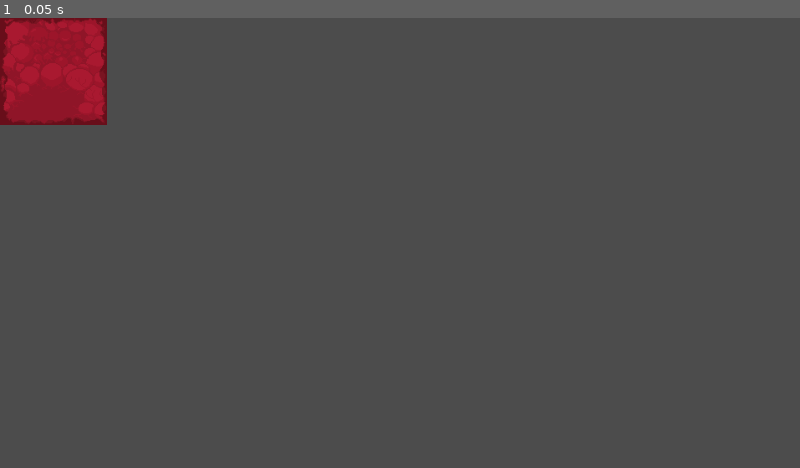
Above: before the commit, frame 1.
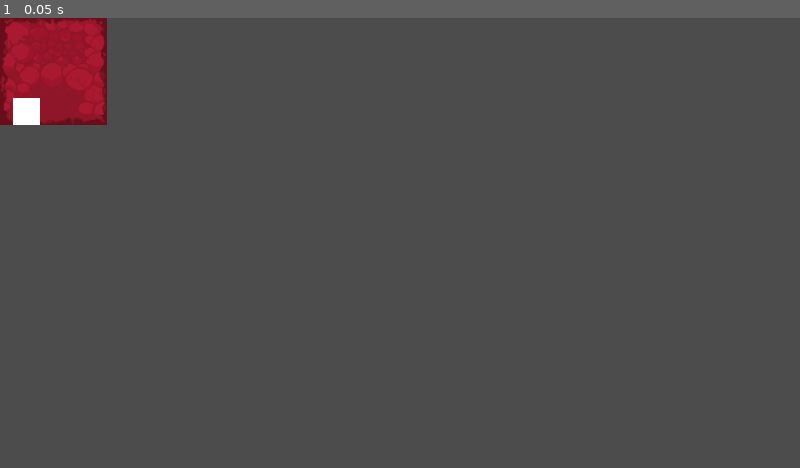
Above: after the commit, the same moment.

Repository: schnuet/ld-game-2020-4
Game: Godot game, scene res://objects/stations/StomachStation.tscn
Same seed, same stepped clock (60 frames per second), same inputs: the game is played once before the commit and once after it. This scene is started directly instead of the project's main scene.
Inputs:
- Up to frame 1 (0.05 s): no input

The runs differ from the first frame. In frame 1, 0.2% of the frame differs, in the area x 1-5%, y 17-24%.

Commit message:
add base action for stomach station

Diff:
--- a/objects/stations/StomachStation.gd
+++ b/objects/stations/StomachStation.gd
@@ -1,10 +1,12 @@
 extends "res://objects/stations/Station.gd"
+
+var protein_created_on_action = 1;
+var energy_created_on_action = 1;
 
 # Called when the node enters the scene tree for the first time.
 func _ready():
 	pass # Replace with function body.
 
-
-# Called every frame. 'delta' is the elapsed time since the previous frame.
-#func _process(delta):
-#	pass
+func perform_action():
+	add_protein(protein_created_on_action);
+	add_energy(energy_created_on_action);
--- a/objects/stations/StomachStation.tscn
+++ b/objects/stations/StomachStation.tscn
@@ -1,7 +1,26 @@
-[gd_scene load_steps=3 format=2]
+[gd_scene load_steps=4 format=2]
 
 [ext_resource path="res://objects/stations/StomachStation.gd" type="Script" id=1]
 [ext_resource path="res://objects/stations/Station.tscn" type="PackedScene" id=2]
 
+[sub_resource type="RectangleShape2D" id=1]
+extents = Vector2( 16, 16 )
+
 [node name="StomachStation" instance=ExtResource( 2 )]
 script = ExtResource( 1 )
+max_protein = 15
+
+[node name="EnergyStash" type="Area2D" parent="." index="3"]
+
+[node name="CollisionShape2D" type="CollisionShape2D" parent="EnergyStash" index="0"]
+position = Vector2( 32, 112 )
+shape = SubResource( 1 )
+
+[node name="ColorRect" type="ColorRect" parent="EnergyStash" index="1"]
+margin_left = 16.0
+margin_top = 96.0
+margin_right = 48.0
+margin_bottom = 128.0
+__meta__ = {
+"_edit_use_anchors_": false
+}
